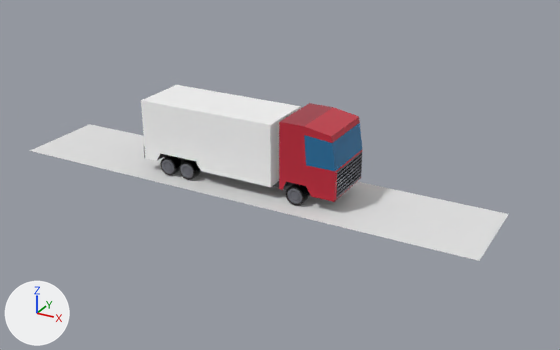
Before and after pictures for a commit that changed the glTF model src/assets/kamion.glb.
Rendered twice from a camera (50 mm lens) standing at (11.95, -19.55, 10.19) and looking at (0.54, 1.2, -0.19). The axes (+X, +Y, +Z) are drawn at lower left. The lights are the same throughout. Where no turn or scale is listed for an object, it has been applied to the vertices.

Script lines for the objects in view, before the commit:
```python
mat_kamion = principled_material('kamion')
mat_kamion.texture = img_kamion  # with its transparency
mat_kamion.roughness = 0.0
me_kamion_002 = bpy.data.meshes.new('kamion.002')
me_kamion_002.from_pydata(...)  # 26 vertices, 42 faces; spans x -3.43..1.31, y -0.97..0.96, z -0.88..1.12
me_kamion_002.materials.append(mat_naklad)  # picture img_naklad
me_kamion_003 = bpy.data.meshes.new('kamion.003')
me_kamion_003.from_pydata(...)  # 512 vertices, 1260 faces; spans x -0.31..0.31, y -1.04..1.04, z -0.3..0.3
me_kamion_003.materials.append(mat_kamion)  # picture img_kamion
me_kamion_005 = bpy.data.meshes.new('kamion.005')
me_kamion_005.from_pydata(...)  # 381 vertices, 744 faces; spans x -3.47..3.47, y -0.97..1.04, z -1.03..1.27
me_kamion_005.materials.append(mat_kamion)  # picture img_kamion
me_plane = bpy.data.meshes.new('Plane')
me_plane.from_pydata([(-8.0, -1.6, 0.0), (8.0, 1.6, 0.0), (-8.0, 1.6, 0.0), (8.0, -1.6, 0.0)], [], [(0, 1, 2), (0, 3, 1)])
ob_kamion = bpy.data.objects.new('kamion', me_kamion_005)
ob_kamion.location = (0.09, 0.03, 1.29)
ob_kamion_kolesa_predne = bpy.data.objects.new('kamion_kolesa_predne', me_kamion_003)
ob_kamion_kolesa_predne.location = (2.24, 0.03, 0.32)
ob_kamion_kolesa_predne_001 = bpy.data.objects.new('kamion_kolesa_predne.001', me_kamion_003)
ob_kamion_kolesa_predne_001.location = (-2.41, 0.03, 0.32)
ob_kamion_kolesa_predne_002 = bpy.data.objects.new('kamion_kolesa_predne.002', me_kamion_003)
ob_kamion_kolesa_predne_002.location = (-1.66, 0.03, 0.32)
ob_kamion_naklad = bpy.data.objects.new('kamion_naklad', me_kamion_002)
ob_kamion_naklad.location = (0.09, 0.03, 1.29)
ob_plane = bpy.data.objects.new('Plane', me_plane)
ob_plane.location = (0.0, 0.0, 0.0)
```
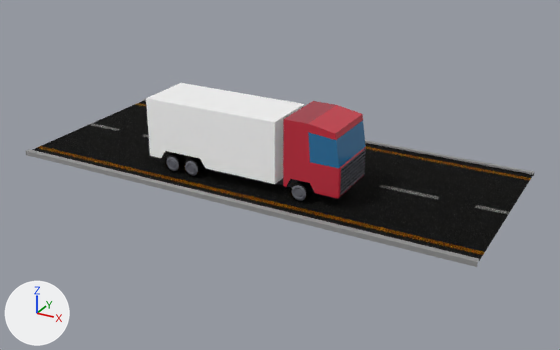
Changed parts and their boxes [x1, y1, x2, y2] in the pictures (560 x 350 px):
'kamion_cesta', added (black): after [26, 99, 534, 267]
'Plane', deleted: before [30, 124, 508, 261]
'kamion_naklad', moved: before [141, 85, 301, 187]; after [146, 83, 305, 184]
'kamion', surface changed, recoloured, moved (grey to black): before [144, 103, 362, 202]; after [148, 101, 366, 198]
'kamion_kolesa_predne', surface changed, moved: before [286, 184, 309, 206]; after [290, 181, 313, 202]
'kamion_kolesa_predne.002', surface changed, moved: before [179, 160, 200, 180]; after [184, 157, 205, 177]
'kamion_kolesa_predne.001', surface changed, moved: before [160, 155, 181, 175]; after [165, 153, 186, 173]

Diff of the bpy script that builds the scene:
```diff
--- a/src/assets/kamion.glb.py
+++ b/src/assets/kamion.glb.py
@@ img_cesta @@
+img_cesta = load_image('cesta', '_unpacked/cesta', 1024, 1024, 'sRGB')
@@ mat_kamion @@
 mat_kamion = principled_material('kamion')
-mat_kamion.texture = img_kamion  # with its transparency
-mat_kamion.roughness = 0.0
+mat_kamion.texture = img_cesta  # with its transparency
+mat_kamion.metallic = 1.0
+mat_kamion.roughness = 1.0
@@ mat_kamion_001 @@
+mat_kamion_001 = principled_material('kamion.001')
+mat_kamion_001.texture = img_kamion  # with its transparency
+mat_kamion_001.roughness = 0.0
@@ me_kamion_005 @@
 me_kamion_005.from_pydata(...)  # 381 vertices, 744 faces; spans x -3.47..3.47, y -0.97..1.04, z -1.03..1.27
-me_kamion_005.materials.append(mat_kamion)  # picture img_kamion
+me_kamion_005.materials.append(mat_kamion_001)  # picture img_kamion
@@ me_plane_1 @@
+me_plane_1.from_pydata(...)  # 20 vertices, 18 faces; spans x -8.0..8.0, y -3.4..3.4, z -0.1..0.1
+me_plane_1.materials.append(mat_kamion)  # picture img_cesta
@@ ob_kamion @@
 ob_kamion = bpy.data.objects.new('kamion', me_kamion_005)
-ob_kamion.location = (0.09, 0.03, 1.29)
+ob_kamion.location = (0.09, 0.29, 1.29)
@@ ob_kamion_kolesa_predne @@
 ob_kamion_kolesa_predne = bpy.data.objects.new('kamion_kolesa_predne', me_kamion_003)
-ob_kamion_kolesa_predne.location = (2.24, 0.03, 0.32)
+ob_kamion_kolesa_predne.location = (2.24, 0.28, 0.32)
@@ ob_kamion_kolesa_predne_001 @@
 ob_kamion_kolesa_predne_001 = bpy.data.objects.new('kamion_kolesa_predne.001', me_kamion_003)
-ob_kamion_kolesa_predne_001.location = (-2.41, 0.03, 0.32)
+ob_kamion_kolesa_predne_001.location = (-2.41, 0.28, 0.32)
@@ ob_kamion_kolesa_predne_002 @@
 ob_kamion_kolesa_predne_002 = bpy.data.objects.new('kamion_kolesa_predne.002', me_kamion_003)
-ob_kamion_kolesa_predne_002.location = (-1.66, 0.03, 0.32)
+ob_kamion_kolesa_predne_002.location = (-1.66, 0.28, 0.32)
@@ ob_kamion_naklad @@
 ob_kamion_naklad = bpy.data.objects.new('kamion_naklad', me_kamion_002)
-ob_kamion_naklad.location = (0.09, 0.03, 1.29)
+ob_kamion_naklad.location = (0.09, 0.29, 1.29)
@@ ob_plane @@
-ob_plane = bpy.data.objects.new('Plane', me_plane)
-ob_plane.location = (0.0, 0.0, 0.0)
@@ ob_kamion_cesta @@
+ob_kamion_cesta = bpy.data.objects.new('kamion_cesta', me_plane_1)
+ob_kamion_cesta.location = (0.0, 1.61, -0.02)
```
